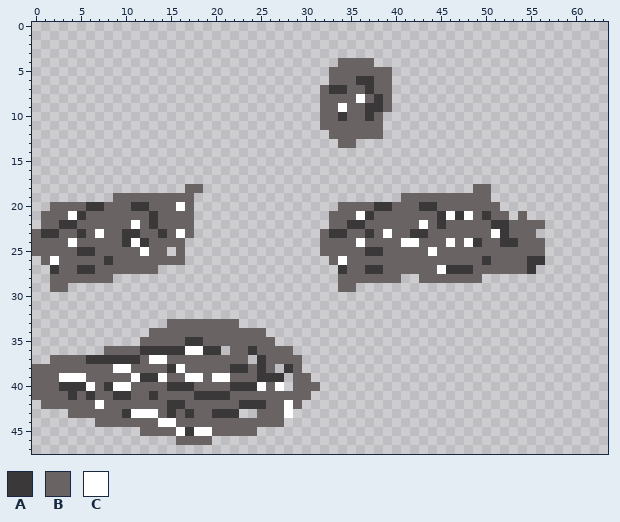
Two states of a pixel-art sprite, assets/images/Powah.png. Above is the file before it was changed.
The file is 64x48 pixels.
Palette (. is transparent): A #3a3838  B #6a6363  C #ffffff
After:
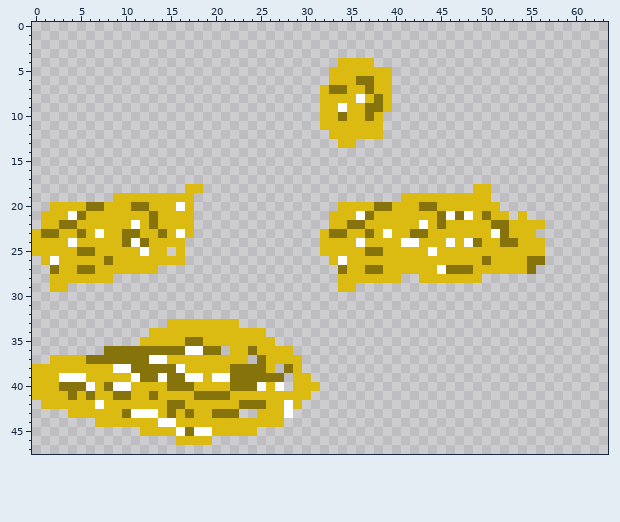
Change:
Colour A changes from #3a3838 to #87730c.
Colour B changes from #6a6363 to #dbbb12.
The author changed colour B to colour A in row 36 at x 8 to 11; in row 37 at x 12; in row 38 at x 11 to 14 and 24; in row 39 at x 15 to 16 and 22 to 24.
Changed places in both pictures, as pixel boxes (x1, y1, x2, y2):
changed: (320, 58, 392, 148)
changed: (32, 184, 203, 292)
changed: (320, 184, 545, 292)
changed: (32, 319, 320, 445)
